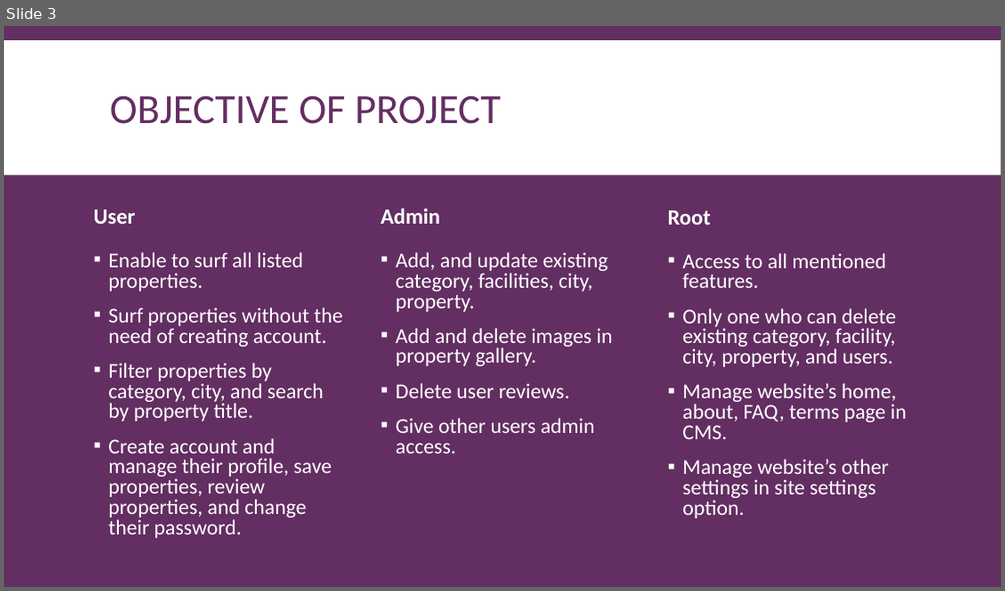
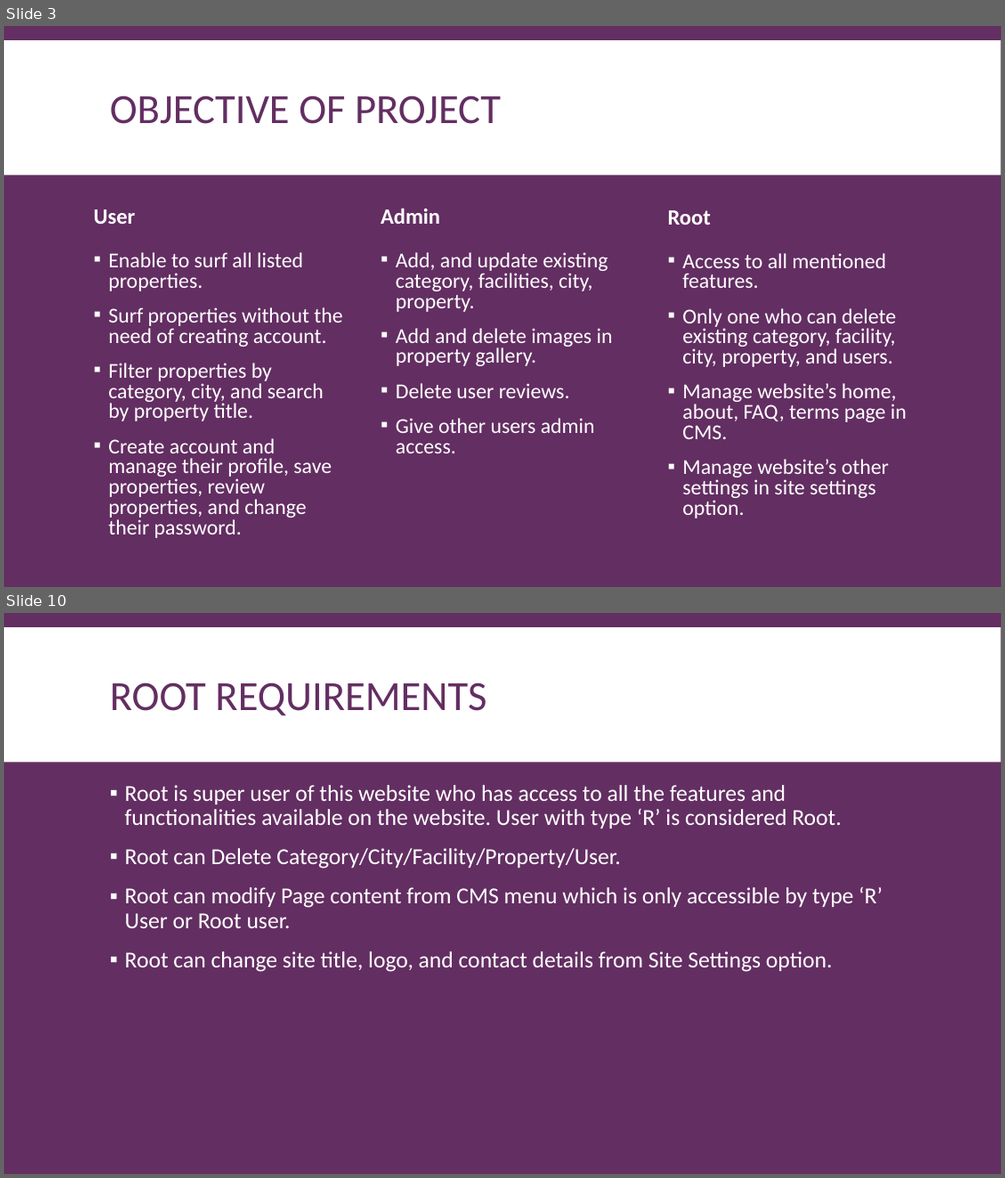
Before and after one commit to DannyGlade/Real_Estate_Site, a slide deck: Documentation/DocumentationPresentation.pptx. Shown one above the other, each under a label of ours: slide 3 before the commit, slides 3 and 10 after it; the slides between them are not shown. The pictures are 1005x591 and 1005x1178 pixels, drawn with LibreOffice and Linux fonts; fonts in the diff are those of the drawing. Boxes give left, top, right and bottom in pixels: in the first picture for what was removed or moved away, otherwise in the second. Text is boxed around its words. In the diff, an @@ line names an element or a change of style, - is before the commit and + after.

```diff
--- a/Documentation/DocumentationPresentation.pptx
+++ b/Documentation/DocumentationPresentation.pptx
@@ slide 10 added at (4, 613, 1001, 1174), background #632E62; not listed: 1 template element that a slide beside it also shows @@
@@ title added at (110, 682, 486, 715), 40 pt, text #632E62 @@
+ROOT REQUIREMENTS
@@ text added at (125, 785, 882, 972), 22 pt, text #FFFFFF @@
+▪ Root is super user of this website who has access to all the features and functionalities available on the website. User with type ‘R’ is considered Root.
+▪ Root can Delete Category/City/Facility/Property/User.
+▪ Root can modify Page content from CMS menu which is only accessible by type ‘R’ User or Root user.
+▪ Root can change site title, logo, and contact details from Site Settings option.
```
Also in this commit, not shown: 1 slide changed, 6 other slides added, 2 other files.
